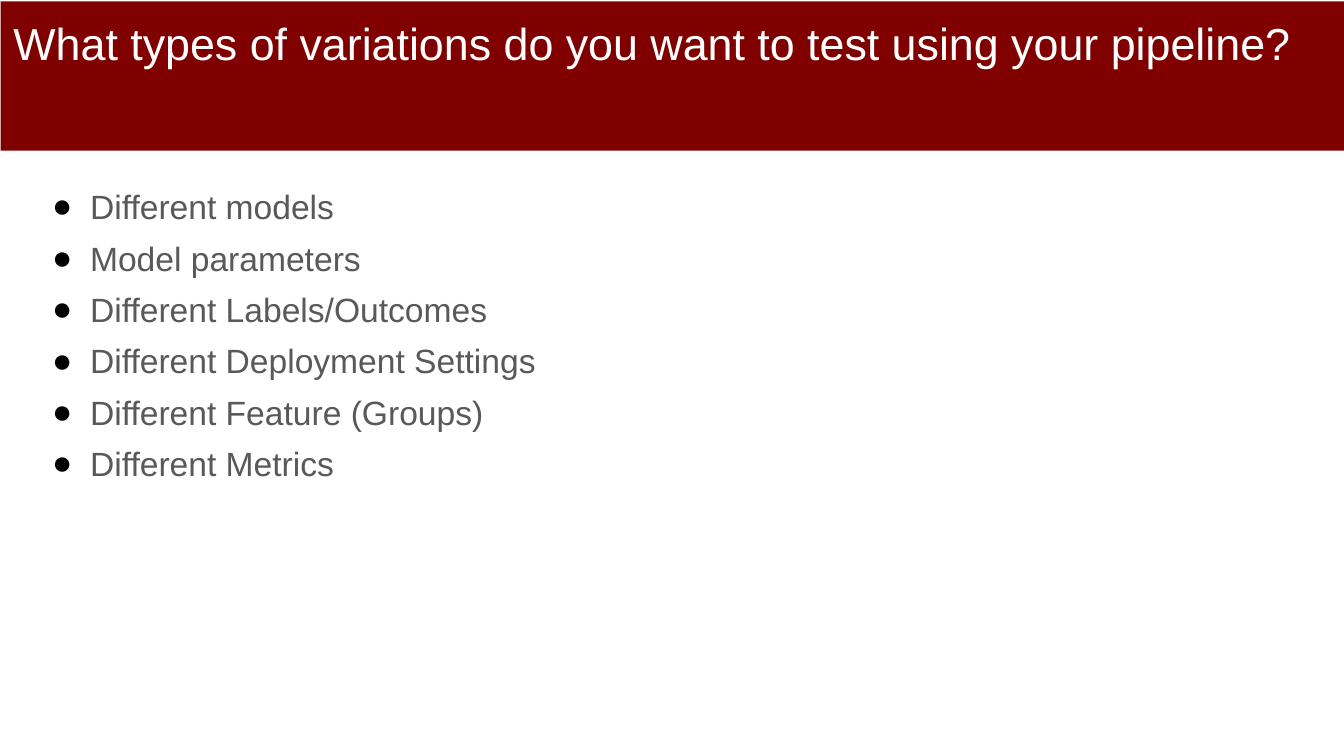
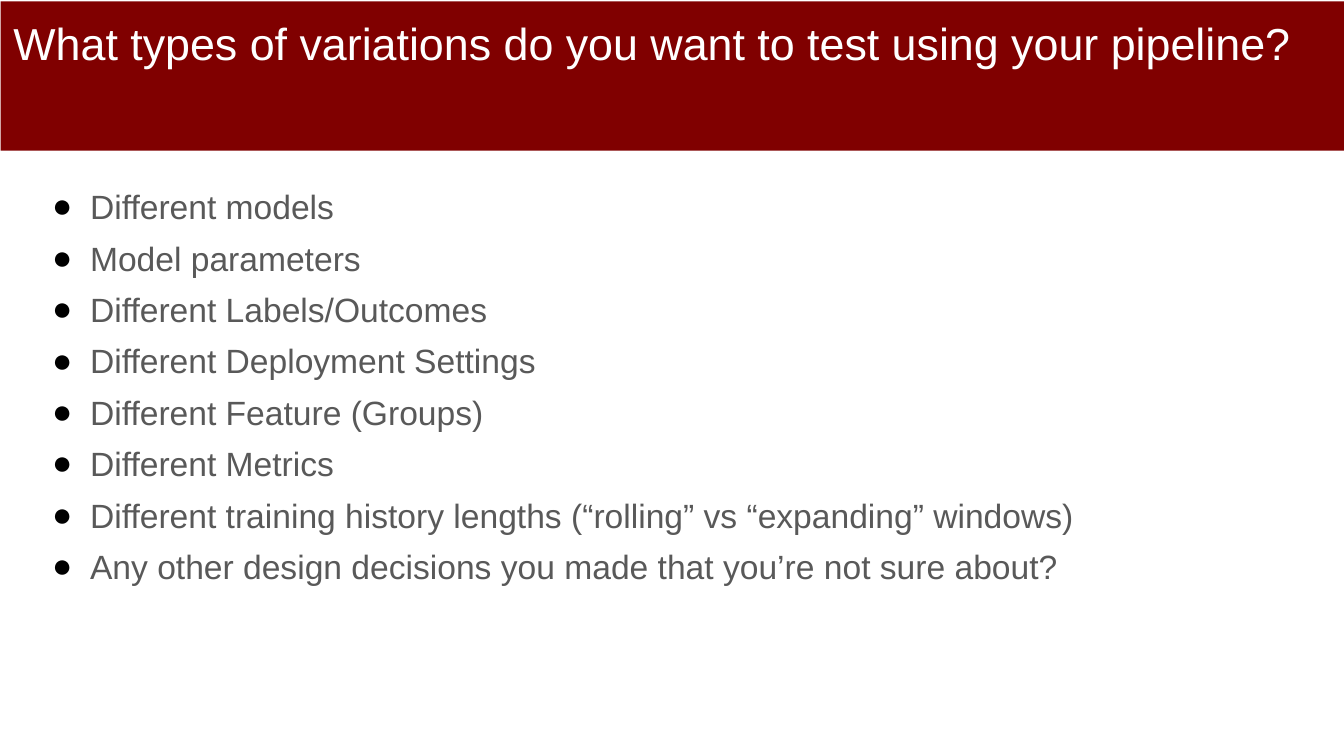
Before and after one commit to dssg/MLinPractice, a slide deck: slide 22 of Lectures/Lecture8-Machine-Learning-Pipelines.pptx. Drawn at 1344x756 pixels with LibreOffice and Linux fonts; fonts in the diff are those of the drawing. Boxes give left, top, right and bottom in pixels: in the first picture for what was removed or moved away, otherwise in the second. Text is boxed around its words. In the diff, an @@ line names an element or a change of style, - is before the commit and + after.

Commit message:
updated

```diff
--- a/Lectures/Lecture8-Machine-Learning-Pipelines.pptx
+++ b/Lectures/Lecture8-Machine-Learning-Pipelines.pptx
@@ text at (90, 503, 1073, 586): paragraphs added @@
+● Different training history lengths (“rolling” vs “expanding” windows)
+● Any other design decisions you made that you’re not sure about?
```
Also in this commit, not shown: 1 slide added, 1 slide removed.
